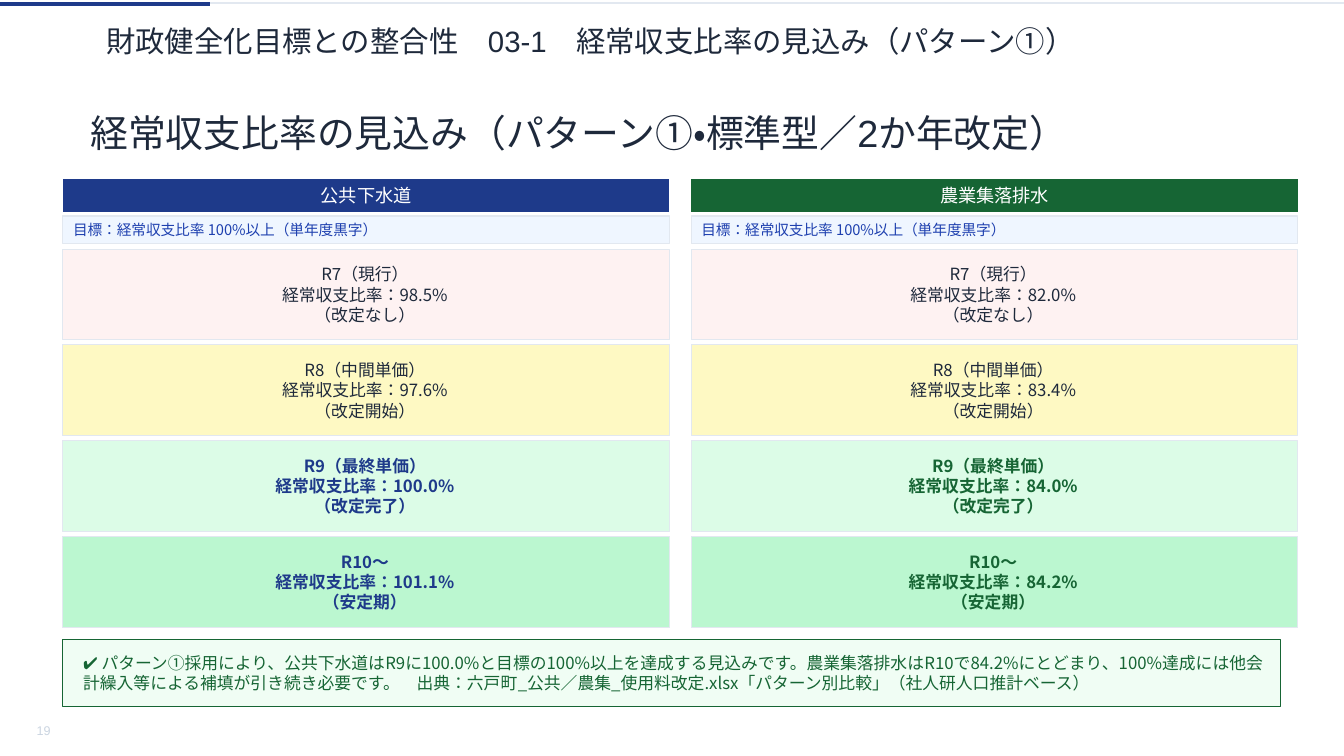
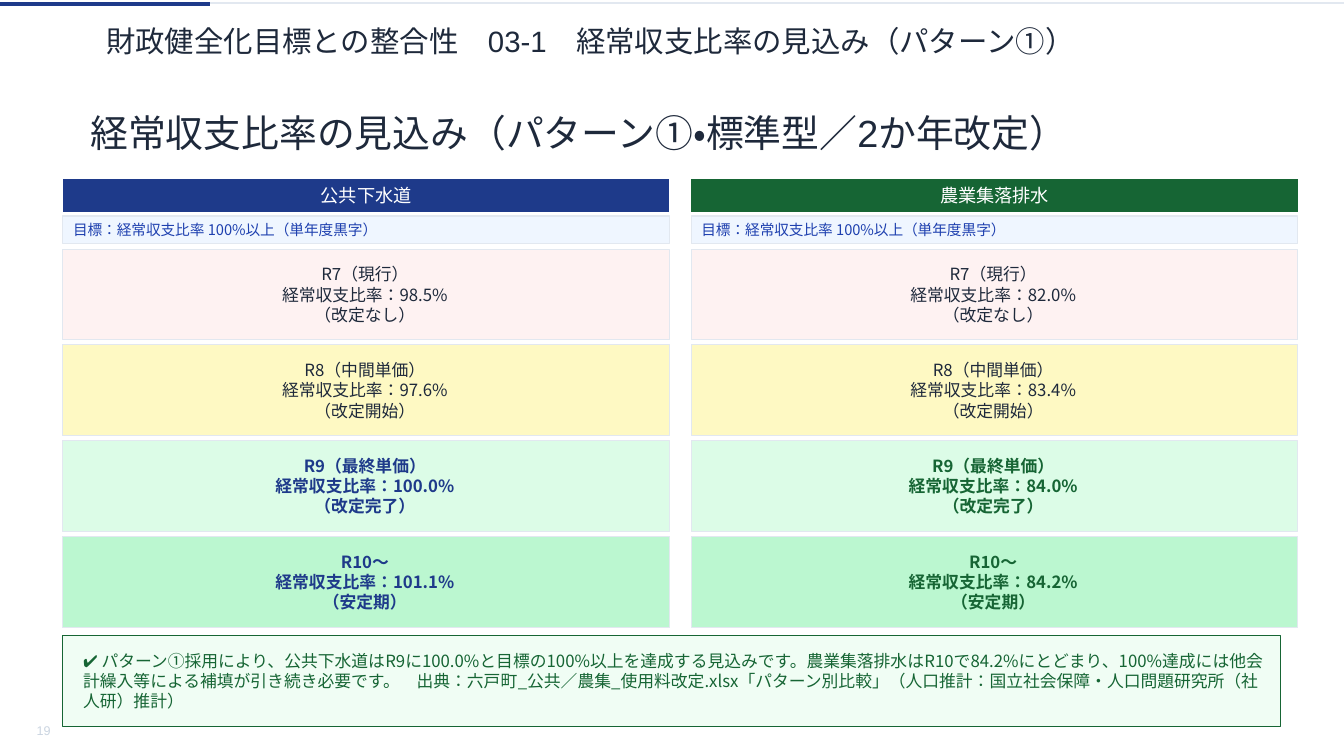
Before and after one commit to ryowakayama-gif/repository, a slide deck: slide 19 of rokko_sewage_council/output/六戸町_第2回審議会資料.pptx. Drawn at 1344x756 pixels with LibreOffice and Linux fonts; fonts in the diff are those of the drawing. Boxes give left, top, right and bottom in pixels: in the first picture for what was removed or moved away, otherwise in the second. Text is boxed around its words. In the diff, an @@ line names an element or a change of style, - is before the commit and + after.

```diff
--- a/rokko_sewage_council/output/六戸町_第2回審議会資料.pptx
+++ b/rokko_sewage_council/output/六戸町_第2回審議会資料.pptx
@@ freeform shape "✔ パターン①採用により、公共下水道はR9に100.0%と目標の100%以上を達成する見込みです。農業集落排水はR10で ...": place and size @@
-freeform shape "✔ パターン①採用により、公共下水道はR9に100.0%と目標の100%以上を達成する見込みです。農業集落排水はR10で ..." at (64, 639, 1281, 706)
+freeform shape "✔ パターン①採用により、公共下水道はR9に100.0%と目標の100%以上を達成する見込みです。農業集落排水はR10で ..." at (64, 635, 1281, 727)
@@ text in freeform shape at (83, 653, 1263, 709): text changed @@
-✔ パターン①採用により、公共下水道はR9に100.0%と目標の100%以上を達成する見込みです。農業集落排水はR10で84.2%にとどまり、100%達成には他会計繰入等による補填が引き続き必要です。 出典：六戸町_公共／農集_使用料改定.xlsx「パターン別比較」（社人研人口推計ベース）
+✔ パターン①採用により、公共下水道はR9に100.0%と目標の100%以上を達成する見込みです。農業集落排水はR10で84.2%にとどまり、100%達成には他会計繰入等による補填が引き続き必要です。 出典：六戸町_公共／農集_使用料改定.xlsx「パターン別比較」（人口推計：国立社会保障・人口問題研究所（社人研）推計）
```
Also in this commit, not shown: 13 other slides changed, 5 other files.
